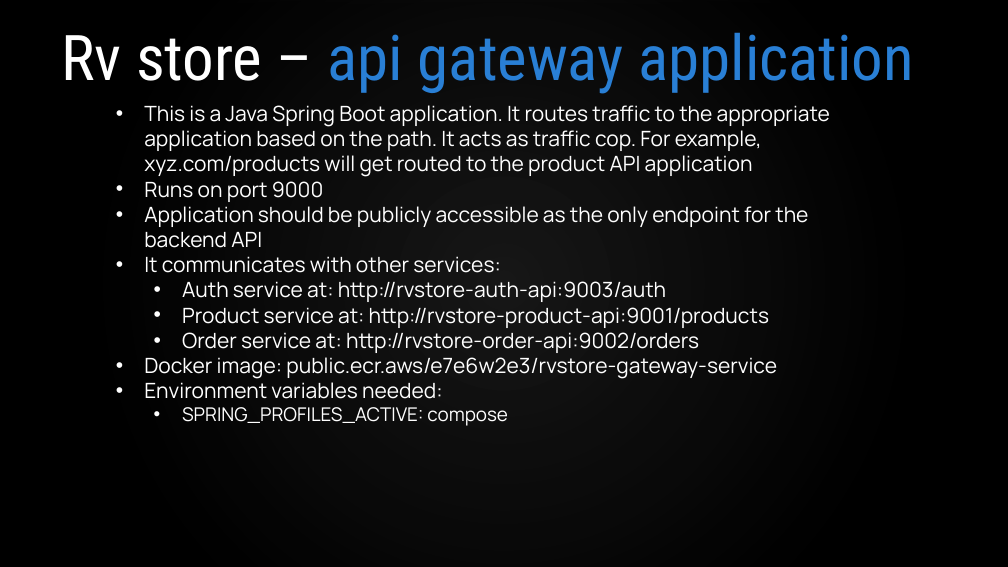
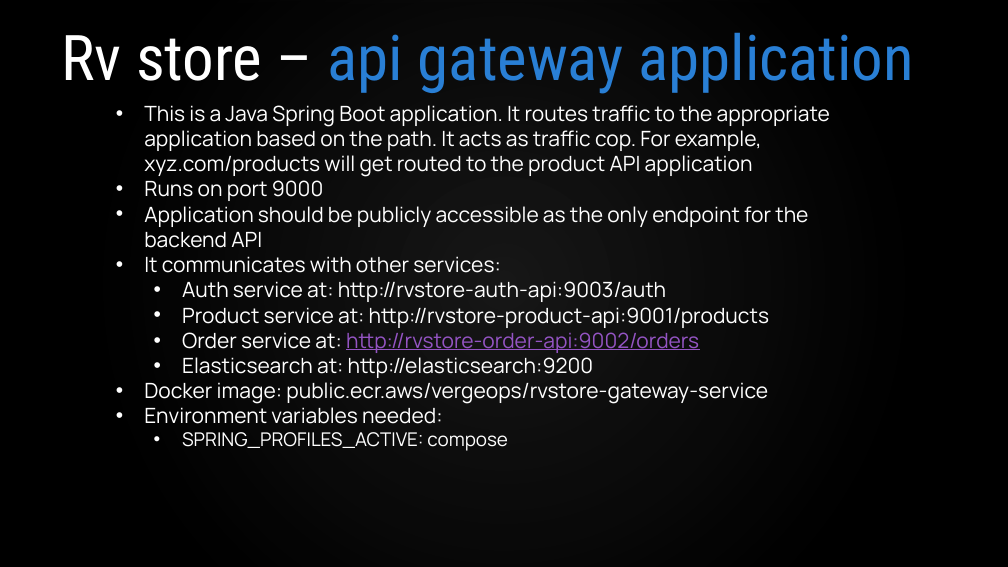
Before and after one commit to VergeOps/k8s-rvstore, a slide deck: slide 16 of rvstore_hackathon/Kubernetes-RV Store Hackathon.pptx. Drawn at 1008x567 pixels with LibreOffice and Linux fonts; fonts in the diff are those of the drawing; background and template pictures are left out. Boxes give left, top, right and bottom in pixels: in the first picture for what was removed or moved away, otherwise in the second. Text is boxed around its words. In the diff, an @@ line names an element or a change of style, - is before the commit and + after.

Commit message:
Fixed image names

```diff
--- a/rvstore_hackathon/Kubernetes-RV Store Hackathon.pptx
+++ b/rvstore_hackathon/Kubernetes-RV Store Hackathon.pptx
@@ text at [144, 357, 768, 404]: text changed @@
-• Docker image: public.ecr.aws/e7e6w2e3/rvstore-gateway-service
+  • Elasticsearch at: http://elasticsearch:9200
+• Docker image: public.ecr.aws/vergeops/rvstore-gateway-service
@@ text at [182, 332, 699, 353]: text colour #FFFFFF to #9454C3, underline on in "http://rvstore-order-api:9002/orders" @@
```
Also in this commit, not shown: 7 other slides changed.
